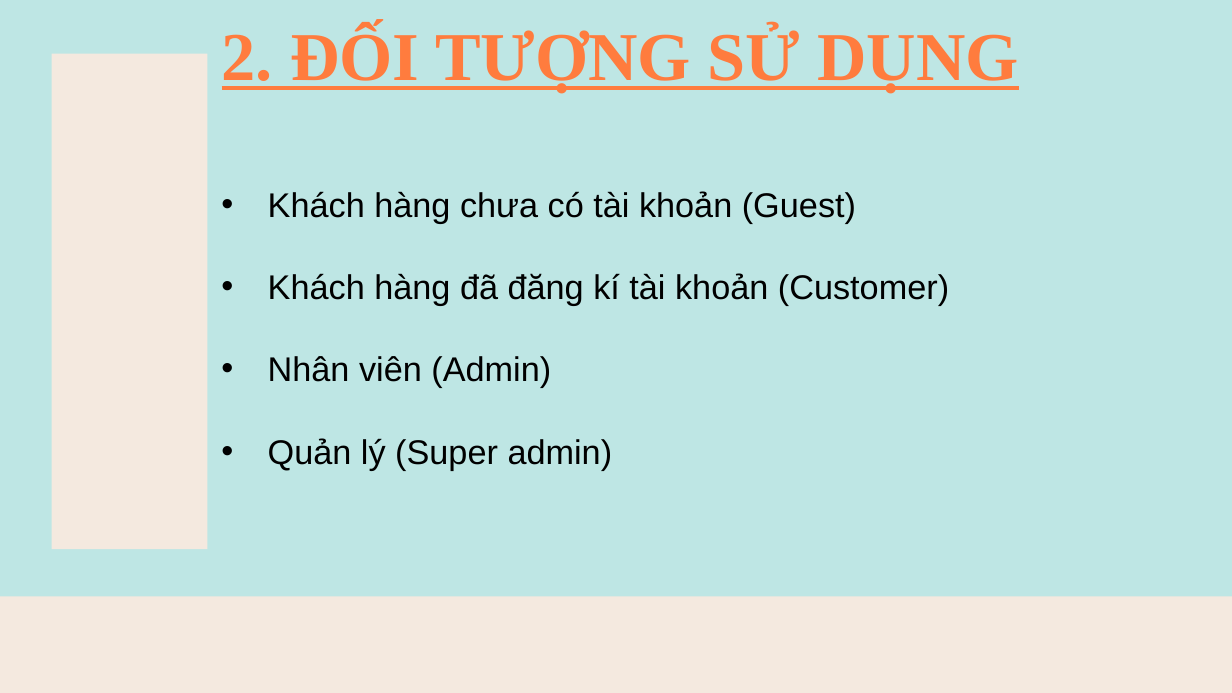
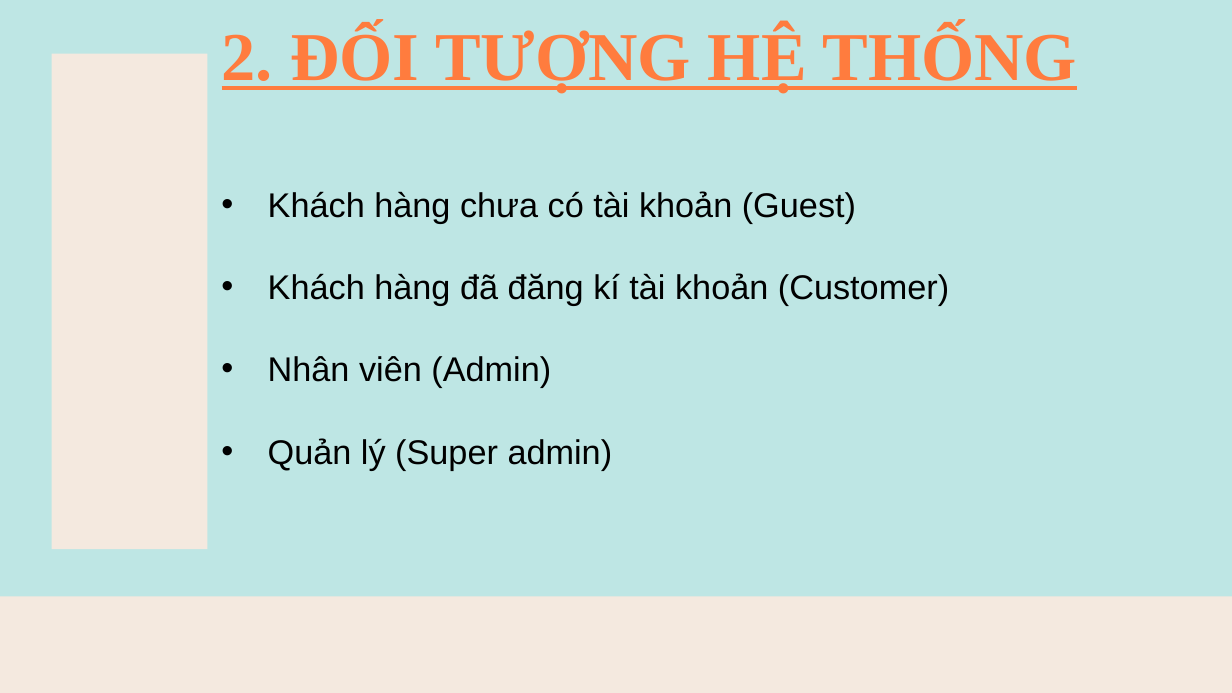
Before and after one commit to xhoang0509/project_php_basic, a slide deck: slide 3 of document/THUYẾT TRÌNH.pptx. Drawn at 1232x693 pixels with LibreOffice and Linux fonts; fonts in the diff are those of the drawing. Boxes give left, top, right and bottom in pixels: in the first picture for what was removed or moved away, otherwise in the second. Text is boxed around its words. In the diff, an @@ line names an element or a change of style, - is before the commit and + after.

```diff
--- a/document/THUYẾT TRÌNH.pptx
+++ b/document/THUYẾT TRÌNH.pptx
@@ title at [222,27,1076,94]: text changed @@
-2. ĐỐI TƯỢNG SỬ DỤNG
+2. ĐỐI TƯỢNG HỆ THỐNG
```
Also in this commit, not shown: 6 other slides changed, 1 slide added.
